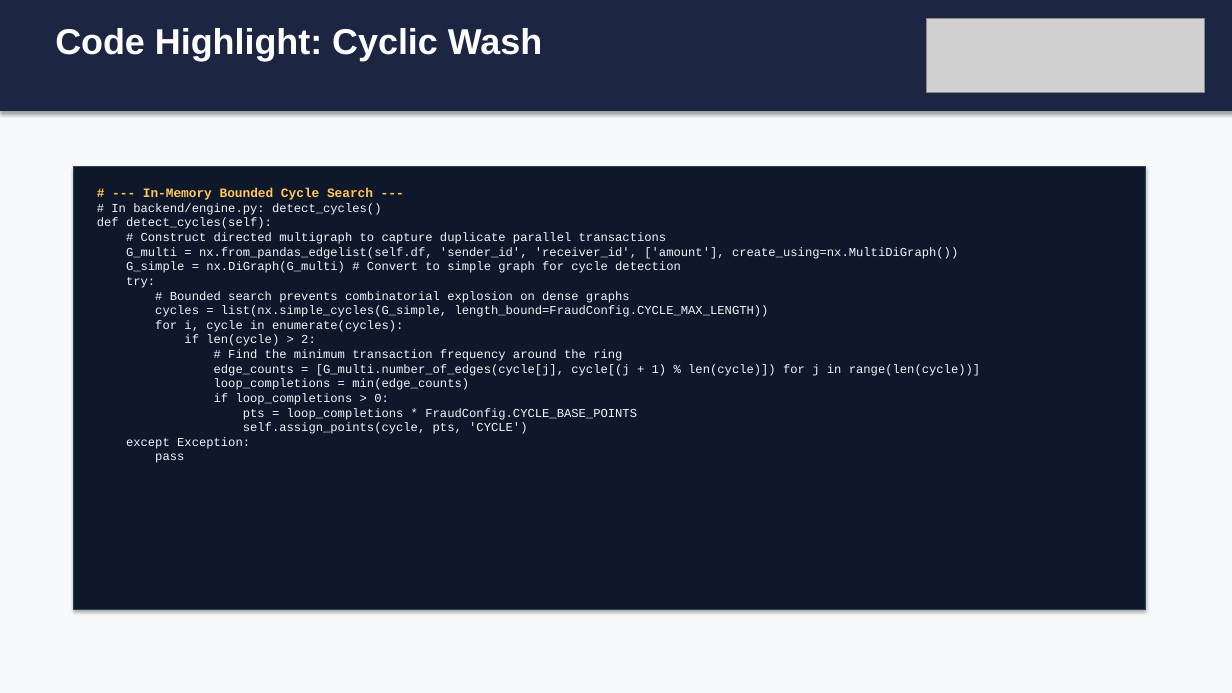
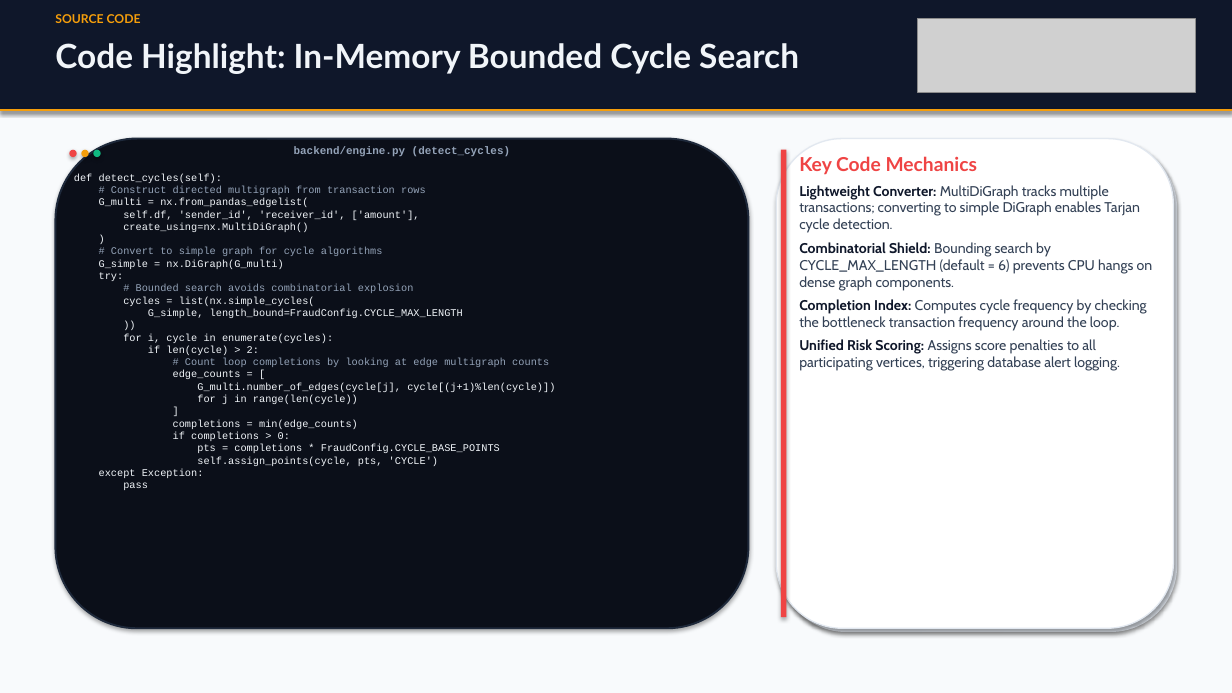
Before and after one commit to kirancodes-dev/financial-crime-graph-engine, a slide deck: slide 11 of backend/Fraud_Analysis_Presentation.pptx (slide 10 before the commit). Drawn at 1232x693 pixels with LibreOffice and Linux fonts; fonts in the diff are those of the drawing; grey boxes stand for pictures. Boxes give left, top, right and bottom in pixels: in the first picture for what was removed or moved away, otherwise in the second. Text is boxed around its words. In the diff, an @@ line names an element or a change of style, - is before the commit and + after.

Commit message:
docs: run document generator using custom beautiful presentation engine

```diff
--- a/backend/Fraud_Analysis_Presentation.pptx
+++ b/backend/Fraud_Analysis_Presentation.pptx
@@ background #F8F9FA to #F8FAFC @@
@@ rectangle at (x1=0, y1=0, x2=1232, y2=111): fill #1C2541 to #0F172A; outline #1C2541 0.75 pt to none @@
@@ text added at (x1=55, y1=14, x2=141, y2=23), 9.5 pt, text #F59E0B, bold @@
+SOURCE CODE
@@ picture moved from (x1=927, y1=18, x2=1204, y2=92) to (x1=918, y1=18, x2=1195, y2=92) @@
@@ text at (x1=55, y1=43, x2=799, y2=74): text changed; size 28 to 26 pt; font Arial to Lato; text colour #FFFFFF to #F1F5F9 @@
-Code Highlight: Cyclic Wash
+Code Highlight: In-Memory Bounded Cycle Search
@@ rectangle added at (x1=0, y1=109, x2=1232, y2=111), fill #F59E0B @@
@@ rounded rectangle added at (x1=55, y1=139, x2=749, y2=628), fill #0B0F19, outline #1E293B 1.5 pt @@
@@ text added at (x1=294, y1=146, x2=510, y2=157), 8.5 pt, text #94A3B8, bold @@
+backend/engine.py (detect_cycles)
@@ rounded rectangle added at (x1=776, y1=139, x2=1174, y2=628), fill #FFFFFF, outline #E2E8F0 1 pt @@
@@ rounded rectangle added at (x1=780, y1=142, x2=1177, y2=632), fill #E2E8F0 @@
@@ ellipse added at (x1=69, y1=150, x2=77, y2=157), fill #EF4444 @@
@@ text at (x1=74, y1=174, x2=438, y2=490): size 9.5 to 8 pt in "def detect_cycles(self):", "try:", "for i, cycle in enumerate(cycles):", "if len(cycle) > 2:" and 3 more places @@
@@ text "def detect_cycles(self):" moved from (x1=97, y1=188, x2=980, y2=463) to (x1=74, y1=174, x2=555, y2=490) @@
@@ rectangle removed at (x1=74, y1=166, x2=1146, y2=610) @@
@@ ellipse added at (x1=81, y1=150, x2=89, y2=157), fill #F59E0B @@
@@ ellipse added at (x1=93, y1=150, x2=101, y2=157), fill #10B981 @@
@@ rectangle added at (x1=781, y1=150, x2=787, y2=617), fill #EF4444 @@
@@ text added at (x1=799, y1=156, x2=1153, y2=371), 11 pt, text #334155 @@
+Key Code Mechanics
+Lightweight Converter: MultiDiGraph tracks multiple transactions; converting to simple DiGraph enables Tarjan cycle detection.
+Combinatorial Shield: Bounding search by CYCLE_MAX_LENGTH (default = 6) prevents CPU hangs on dense graph components.
+Completion Index: Computes cycle frequency by checking the bottleneck transaction frequency around the loop.
+Unified Risk Scoring: Assigns score penalties to all participating vertices, triggering database alert logging.
@@ text at (x1=99, y1=186, x2=426, y2=269): text changed; size 9.5 to 8 pt @@
-# Construct directed multigraph to capture duplicate parallel transactions
-G_multi = nx.from_pandas_edgelist(self.df, 'sender_id', 'receiver_id', ['amount'], create_using=nx.MultiDiGraph())
-G_simple = nx.DiGraph(G_multi) # Convert to simple graph for cycle detection
+# Construct directed multigraph from transaction rows
+G_multi = nx.from_pandas_edgelist(
+self.df, 'sender_id', 'receiver_id', ['amount'],
+create_using=nx.MultiDiGraph()
+)
+# Convert to simple graph for cycle algorithms
+G_simple = nx.DiGraph(G_multi)
@@ text at (x1=111, y1=188, x2=382, y2=215): paragraphs removed @@
-# --- In-Memory Bounded Cycle Search ---
-# In backend/engine.py: detect_cycles()
@@ text at (x1=123, y1=284, x2=463, y2=318): text changed; size 9.5 to 8 pt @@
-# Bounded search prevents combinatorial explosion on dense graphs
-cycles = list(nx.simple_cycles(G_simple, length_bound=FraudConfig.CYCLE_MAX_LENGTH))
+# Bounded search avoids combinatorial explosion
+cycles = list(nx.simple_cycles(
+G_simple, length_bound=FraudConfig.CYCLE_MAX_LENGTH
+))
@@ text at (x1=173, y1=358, x2=555, y2=453): text changed; size 9.5 to 8 pt @@
-# Find the minimum transaction frequency around the ring
-edge_counts = [G_multi.number_of_edges(cycle[j], cycle[(j + 1) % len(cycle)]) for j in range(len(cycle))]
-loop_completions = min(edge_counts)
-if loop_completions > 0:
-pts = loop_completions * FraudConfig.CYCLE_BASE_POINTS
+# Count loop completions by looking at edge multigraph counts
+edge_counts = [
+G_multi.number_of_edges(cycle[j], cycle[(j+1)%len(cycle)])
+for j in range(len(cycle))
+]
+completions = min(edge_counts)
+if completions > 0:
+pts = completions * FraudConfig.CYCLE_BASE_POINTS
```
Also in this commit, not shown: 5 other slides changed, 18 slides added, 14 slides removed, 4 other files.
